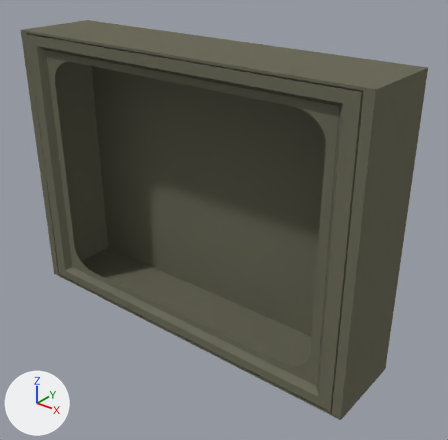
The Blender file Alex's blender files/tv unit small/current unity version/Television Unit Small.blend, before and after one commit.
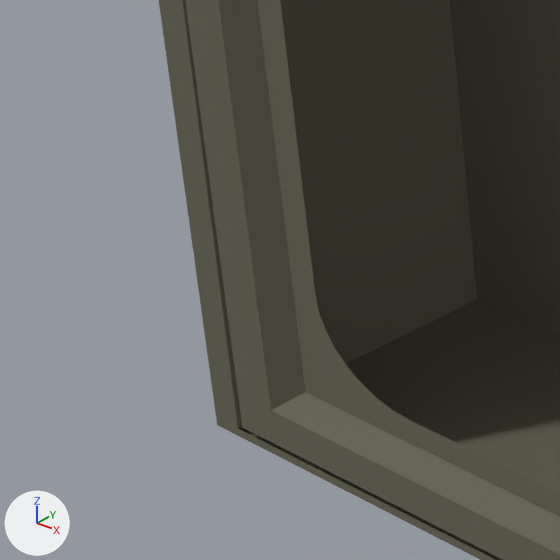
Each version is shown whole from a 50 mm camera at (0.826, -0.891, 0.544) aimed at (0.06, 0.067, -0.05), then close up on the part from 2% to 28% of the width and 42% to 69% of the height. Arrows for +X, +Y and +Z are at lower left; the lights stay in place.

The first close-up shows 'TV Unit Small'.
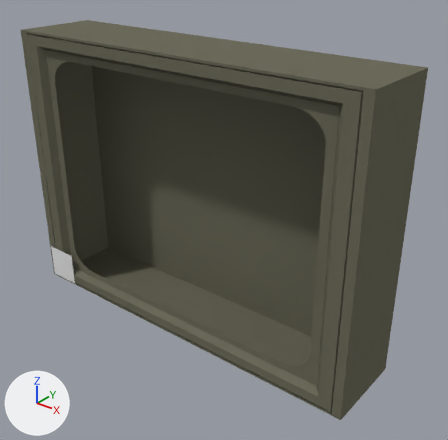
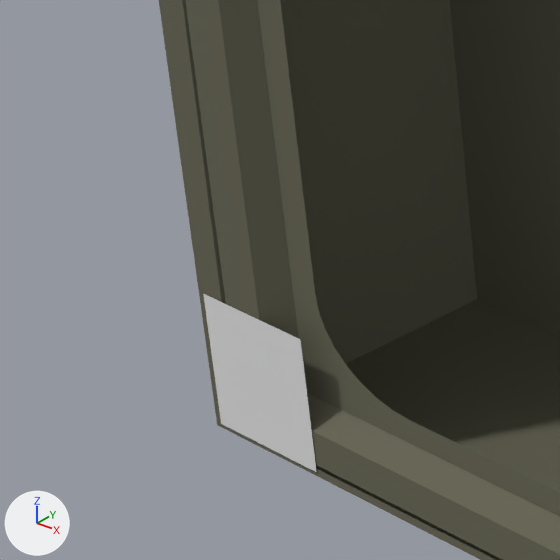
Where the change shows, as pixel boxes [x1, y1, x2, y2] in the close-ups (560 x 560 px):
'number label', added
    after: [203, 294, 317, 472]

Edits to the bpy script that builds the scene:
```text
Add me_plane:
    me_plane.from_pydata([(-0.05, -0.05, 0.0), (0.05, -0.05, 0.0), (-0.05, 0.05, 0.0), (0.05, 0.05, 0.0)], [], [(0, 1, 3, 2)])
Add ob_number_label:
    ob_number_label = bpy.data.objects.new('number label', me_plane)
    ob_number_label.location = (-0.3904, -0.0473, -0.2738)
    ob_number_label.rotation_euler = (1.571, 0.0, 0.0)  # degrees (90, 0, 0)
    ob_number_label.scale = (0.83, 0.83, 0.83)
```
